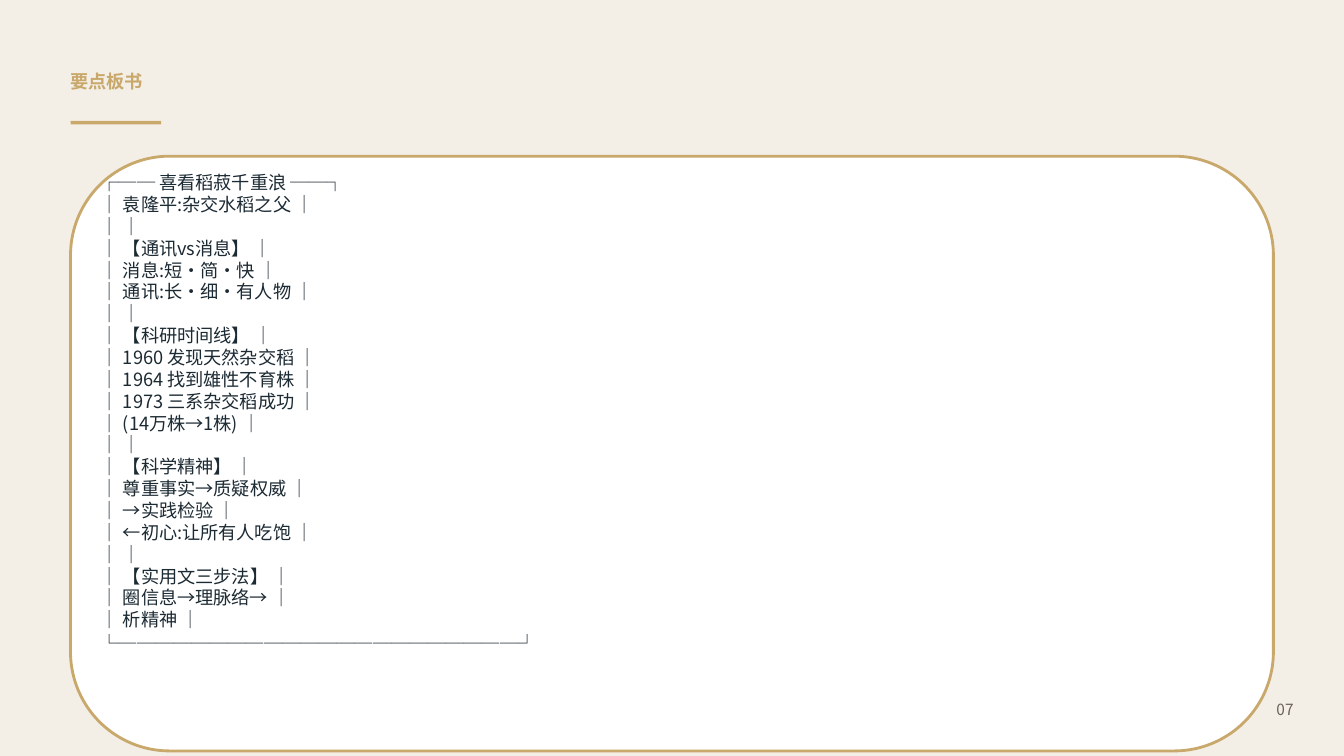
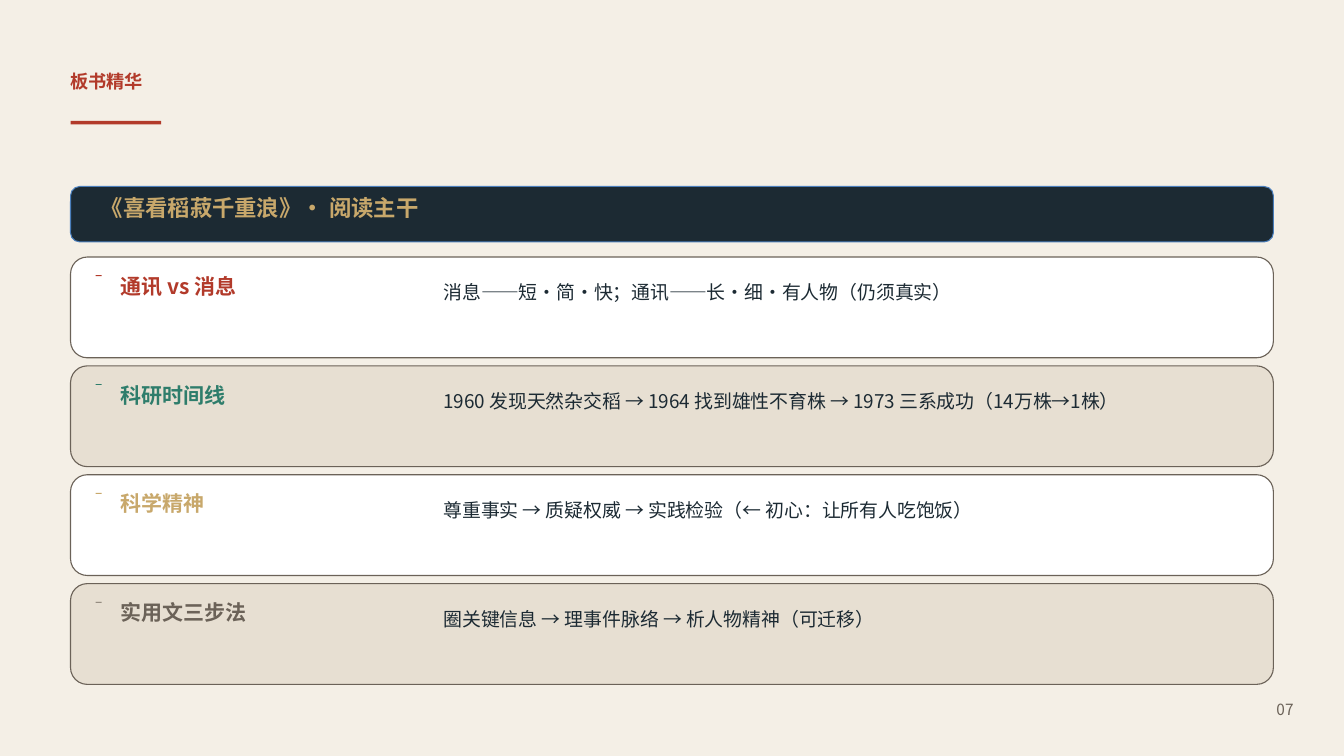
Before and after one commit to katarakinkim-arch/english-lesson-miniprogram, a slide deck: slide 7 of preview_v7/cn/l-cn-bs-u2-1.pptx. Drawn at 1344x756 pixels with LibreOffice and Linux fonts; fonts in the diff are those of the drawing. Boxes give left, top, right and bottom in pixels: in the first picture for what was removed or moved away, otherwise in the second. Text is boxed around its words. In the diff, an @@ line names an element or a change of style, - is before the commit and + after.

```diff
--- a/preview_v7/cn/l-cn-bs-u2-1.pptx
+++ b/preview_v7/cn/l-cn-bs-u2-1.pptx
@@ text at <box>71,72,144,90</box>: text changed; text colour #C8A86B to #B23A2A @@
-要点板书
+板书精华
@@ rectangle at <box>71,121,161,124</box>: fill #C8A86B to #B23A2A @@
@@ text removed at <box>123,173,294,628</box> @@
-┌── 喜看稻菽千重浪 ──┐
-│ 袁隆平:杂交水稻之父 │
-│ │
-│ 【通讯vs消息】 │
-│ 消息:短·简·快 │
-│ 通讯:长·细·有人物 │
-│ │
-│ 【科研时间线】 │
-│ 1960 发现天然杂交稻 │
-│ 1964 找到雄性不育株 │
-│ 1973 三系杂交稻成功 │
-│ (14万株→1株) │
-│ │
-│ 【科学精神】 │
-│ 尊重事实→质疑权威 │
-│ →实践检验 │
-│ ←初心:让所有人吃饱 │
-│ │
-│ 【实用文三步法】 │
-│ 圈信息→理脉络→ │
-│ 析精神 │
-└──────────────────────┘
@@ rounded rectangle added at <box>71,187,1273,242</box>, fill #1C2A33, outline #4B7EBC 0.75 pt @@
@@ text added at <box>101,197,418,218</box>, 16 pt, text #C8A86B, bold @@
+《喜看稻菽千重浪》· 阅读主干
@@ rounded rectangle added at <box>71,257,1273,358</box>, fill #FFFFFF, outline #6B6258 0.8 pt @@
@@ rectangle added at <box>96,275,102,276</box>, fill #B23A2A @@
@@ text added at <box>121,276,237,296</box>, 15 pt, text #B23A2A, bold @@
+通讯 vs 消息
@@ text added at <box>443,283,951,302</box>, 13.5 pt, text #1C2A33 @@
+消息——短·简·快；通讯——长·细·有人物（仍须真实）
@@ rounded rectangle: place and size @@
-rounded rectangle at <box>71,156,1273,751</box>
+rounded rectangle at <box>71,366,1273,467</box>
@@ rounded rectangle at <box>71,366,1273,467</box>: fill #FFFFFF to #E7DFD2; outline #C8A86B 2 pt to #6B6258 0.8 pt @@
@@ rectangle added at <box>96,384,102,385</box>, fill #2E7D6B @@
@@ text added at <box>121,385,226,405</box>, 15 pt, text #2E7D6B, bold @@
+科研时间线
@@ text added at <box>443,392,1119,410</box>, 13.5 pt, text #1C2A33 @@
+1960 发现天然杂交稻 → 1964 找到雄性不育株 → 1973 三系成功（14万株→1株）
@@ rounded rectangle added at <box>71,475,1273,576</box>, fill #FFFFFF, outline #6B6258 0.8 pt @@
@@ rectangle added at <box>96,493,102,494</box>, fill #C8A86B @@
@@ text added at <box>121,493,205,513</box>, 15 pt, text #C8A86B, bold @@
+科学精神
@@ text added at <box>443,501,973,519</box>, 13.5 pt, text #1C2A33 @@
+尊重事实 → 质疑权威 → 实践检验（← 初心：让所有人吃饱饭）
@@ rounded rectangle added at <box>71,584,1273,685</box>, fill #E7DFD2, outline #6B6258 0.8 pt @@
@@ rectangle added at <box>96,602,102,603</box>, fill #6B6258 @@
@@ text added at <box>121,602,247,622</box>, 15 pt, text #6B6258, bold @@
+实用文三步法
@@ text added at <box>443,610,874,628</box>, 13.5 pt, text #1C2A33 @@
+圈关键信息 → 理事件脉络 → 析人物精神（可迁移）
```
Also in this commit, not shown: 6 other slides changed, 2 slides added, 2 slides removed, 9 other files.
